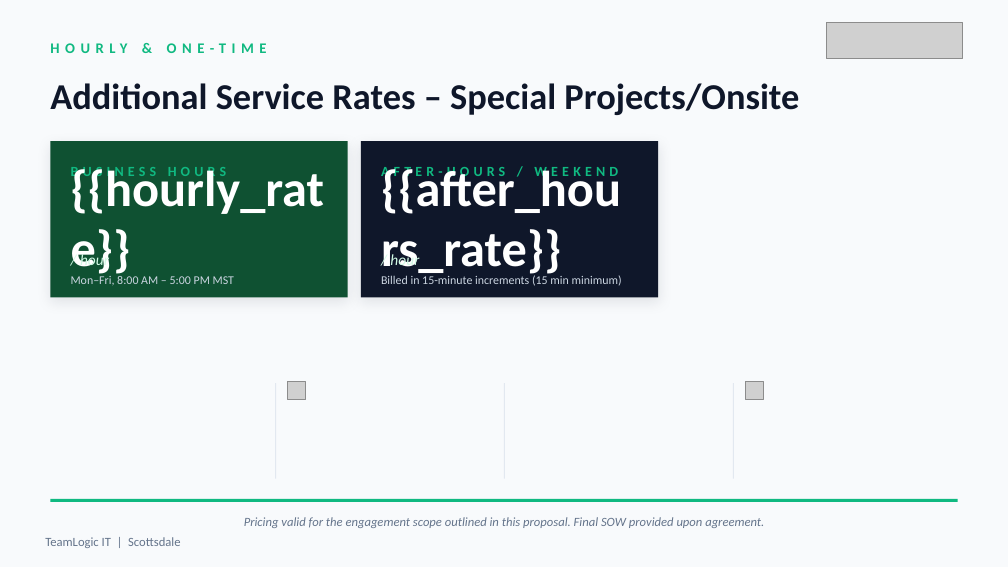
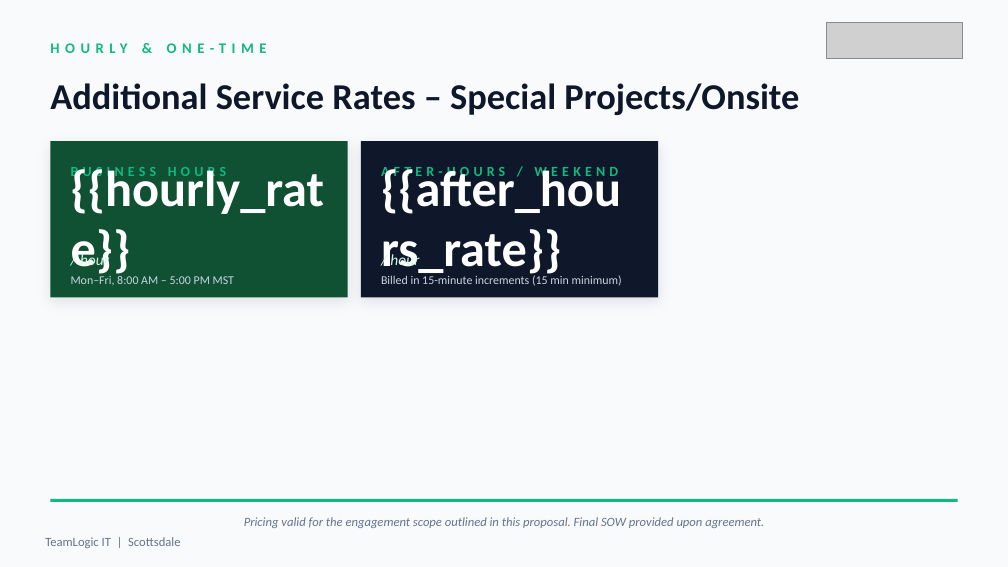
Before and after one commit to sphinxtah/tlit-proposal-gen, a slide deck: slide 13 of templates/proposal.pptx. Drawn at 1008x567 pixels with LibreOffice and Linux fonts; fonts in the diff are those of the drawing; grey boxes stand for pictures. Boxes give left, top, right and bottom in pixels: in the first picture for what was removed or moved away, otherwise in the second. Text is boxed around its words. In the diff, an @@ line names an element or a change of style, - is before the commit and + after.

```diff
--- a/templates/proposal.pptx
+++ b/templates/proposal.pptx
@@ rectangle removed at [275, 383, 276, 479] @@
@@ picture removed at [287, 382, 305, 400] @@
@@ rectangle removed at [504, 383, 505, 479] @@
@@ rectangle removed at [733, 383, 734, 479] @@
@@ picture removed at [745, 382, 763, 400] @@
```
Also in this commit, not shown: 1 other slide changed, 11 other files.
